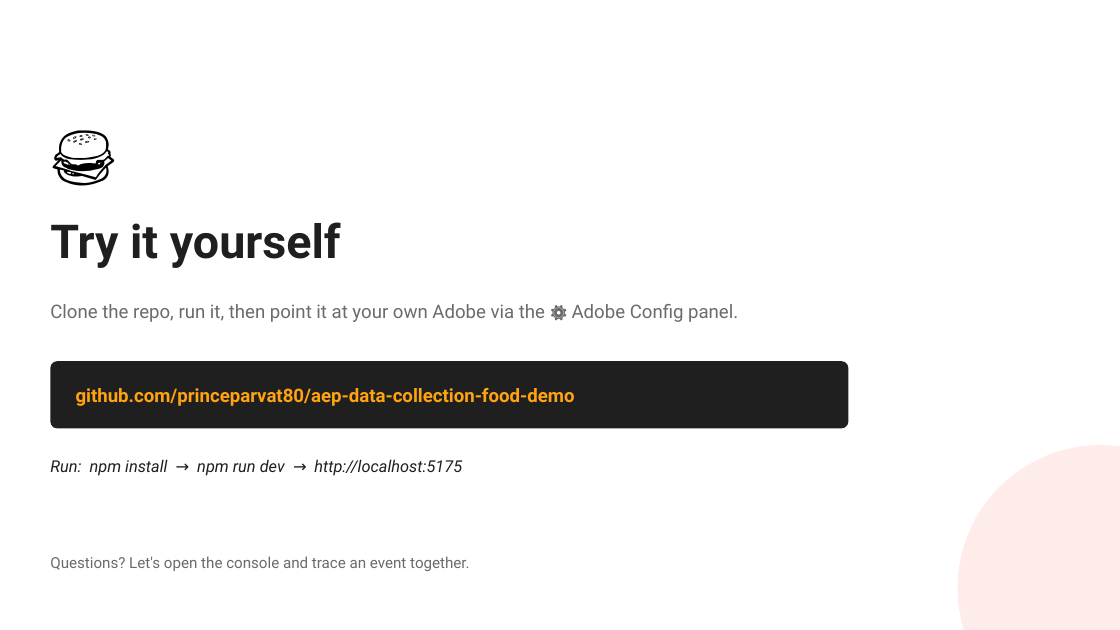
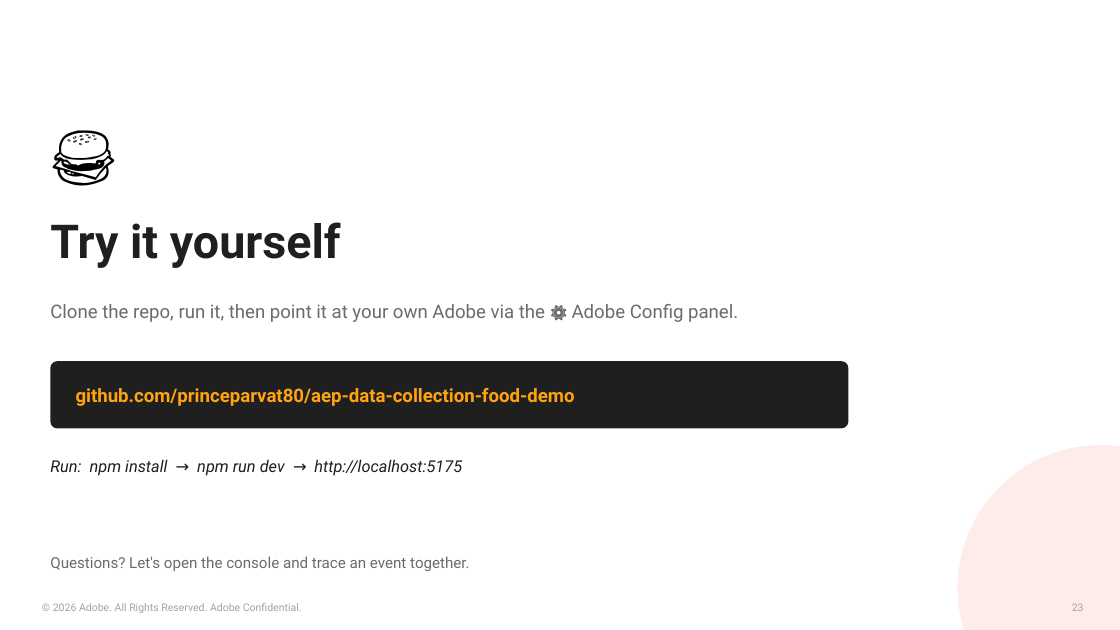
Before and after one commit to princeparvat80/aep-data-collection-food-demo, a slide deck: slide 23 of presentation/Feastly-DataCollection-to-AEP.pptx. Drawn at 1120x630 pixels with LibreOffice and Linux fonts; fonts in the diff are those of the drawing. Boxes give left, top, right and bottom in pixels: in the first picture for what was removed or moved away, otherwise in the second. Text is boxed around its words. In the diff, an @@ line names an element or a change of style, - is before the commit and + after.

```diff
--- a/presentation/Feastly-DataCollection-to-AEP.pptx
+++ b/presentation/Feastly-DataCollection-to-AEP.pptx
@@ text added at box(53, 603, 302, 613), 9 pt, text #A3A3A3 @@
+© 2026 Adobe. All Rights Reserved. Adobe Confidential.
@@ text added at box(1072, 603, 1084, 611), 9 pt, text #A3A3A3 @@
+23
```
Also in this commit, not shown: 22 other slides changed, 1 other file.
